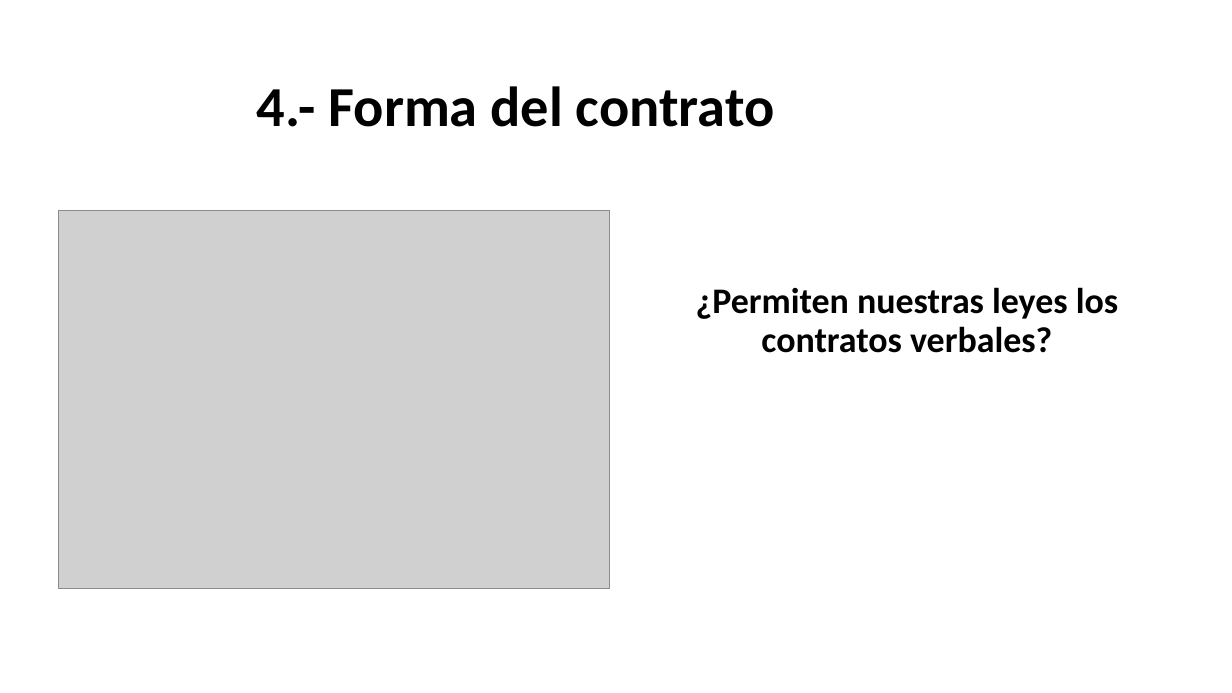
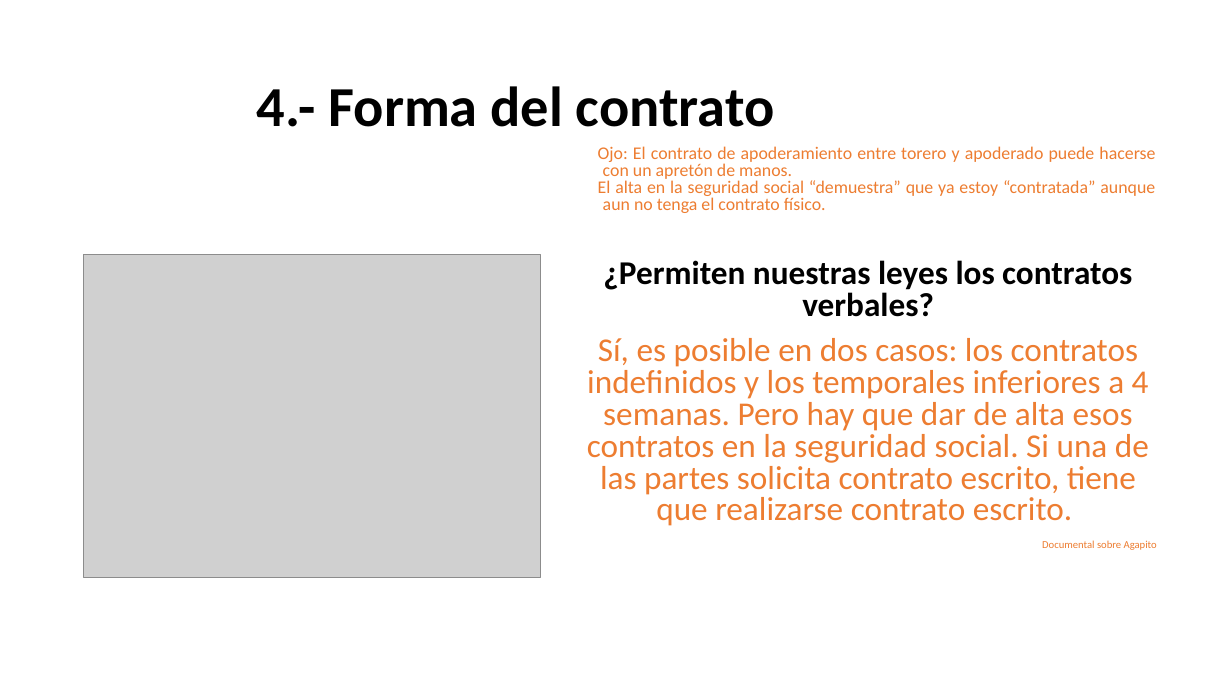
Before and after one commit to DiMaPaGa/daw1, a slide deck: slide 13 of PROGRAMACION/FOL/TEMA 1 FOL ALUMNOS.pptx. Drawn at 1232x693 pixels with LibreOffice and Linux fonts; fonts in the diff are those of the drawing; grey boxes stand for pictures. Boxes give left, top, right and bottom in pixels: in the first picture for what was removed or moved away, otherwise in the second. Text is boxed around its words. In the diff, an @@ line names an element or a change of style, - is before the commit and + after.

```diff
--- a/PROGRAMACION/FOL/TEMA 1 FOL ALUMNOS.pptx
+++ b/PROGRAMACION/FOL/TEMA 1 FOL ALUMNOS.pptx
@@ text "Ojo: El contrato de apoderamiento ..." moved from (x1=696, y1=287, x2=1118, y2=353) to (x1=587, y1=146, x2=1157, y2=550) @@
@@ text at (x1=598, y1=146, x2=1155, y2=213): paragraphs added @@
+Ojo: El contrato de apoderamiento entre torero y apoderado puede hacerse con un apretón de manos.
+El alta en la seguridad social “demuestra” que ya estoy “contratada” aunque aun no tenga el contrato físico.
@@ picture resized from (x1=59, y1=211, x2=610, y2=589) to (x1=84, y1=255, x2=541, y2=578) @@
@@ text at (x1=603, y1=260, x2=1132, y2=317): size 28 to 25.9 pt in "¿Permiten nuestras leyes los contratos verbales?"; line spacing 0.9 to 0.8 @@
@@ text at (x1=587, y1=338, x2=1157, y2=550): paragraphs added @@
+Sí, es posible en dos casos: los contratos indefinidos y los temporales inferiores a 4 semanas. Pero hay que dar de alta esos contratos en la seguridad social. Si una de las partes solicita contrato escrito, tiene que realizarse contrato escrito.
+Documental sobre Agapito
```
Also in this commit, not shown: 5 other slides changed, 7 other files.
